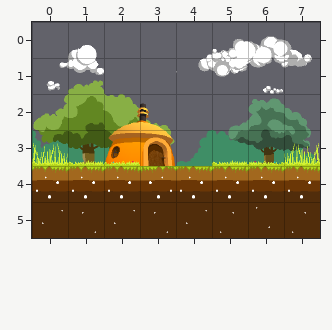
Two states of a Tiled map, Source/Assets/Levels/home.tmx. Above, as it was before the edit.
Cells are 64x64 px. Shown: x 0..7, y 0..5.
And afterwards:
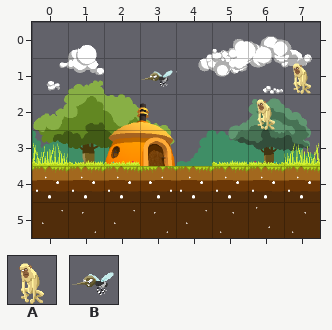
Key: from "PLANCHA3": A 1, B 2.
Objects are placed by their top-left corner, in cells (3,4 is the top-left corner of cell 3,4); size is 1x1 cell unless given.
The edit:
Layer "Capa de Objetos 1":
added: B "Mosqui" at 3,1
added: A "monoco" at 7,1
added: A "Mono" at 6,2
